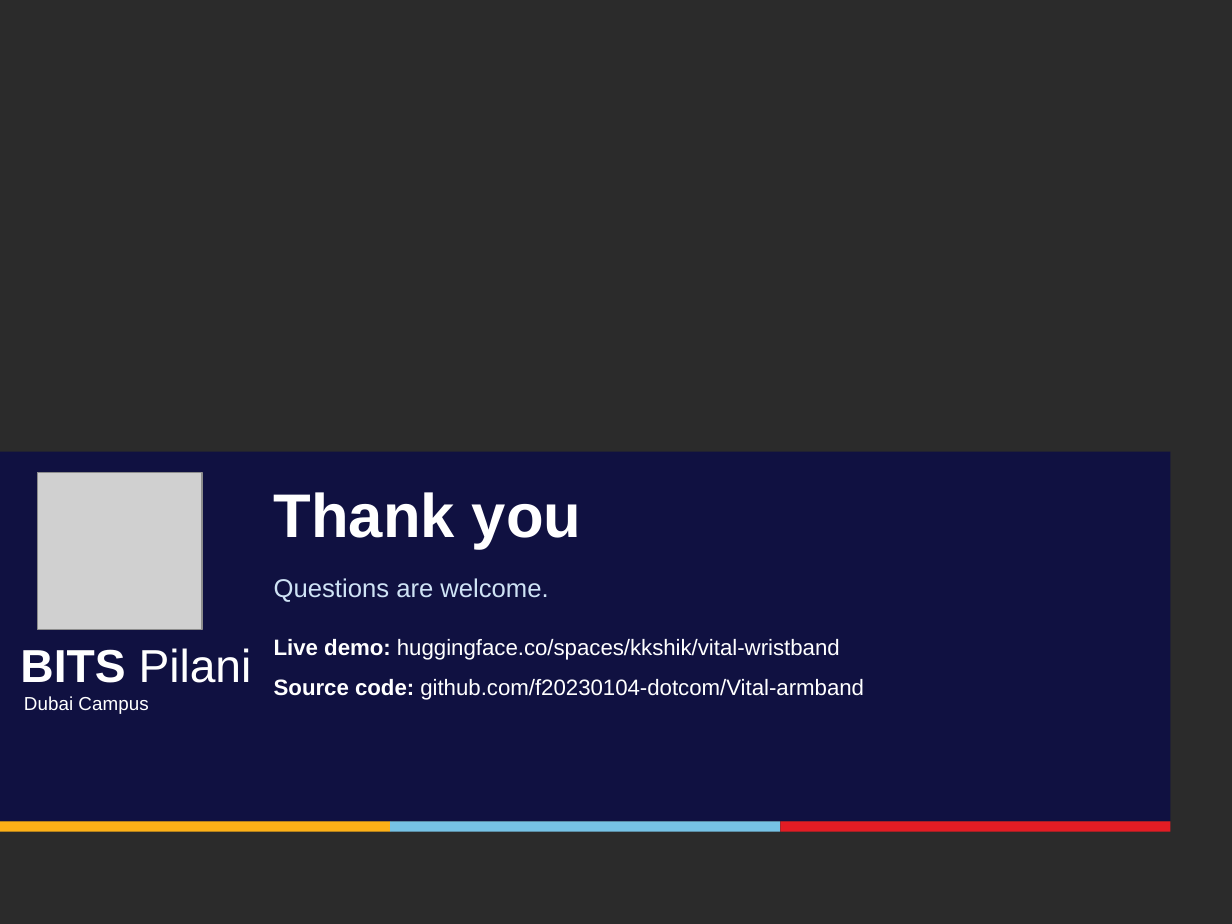
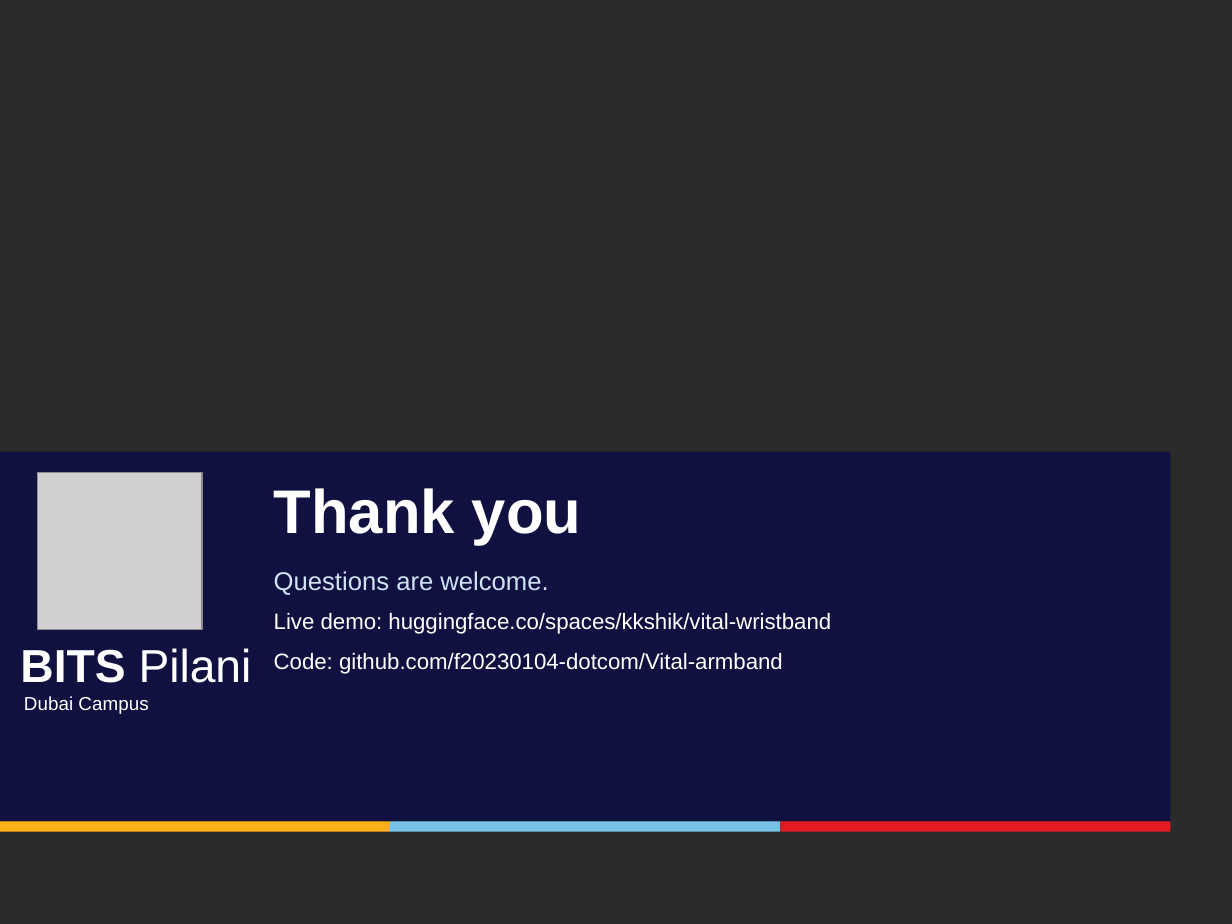
Before and after one commit to f20230104-dotcom/Vital-armband, a slide deck: slide 14 of docs/Vital_Wristband_BITS_F312.pptx (slide 34 before the commit). Drawn at 1232x924 pixels with LibreOffice and Linux fonts; fonts in the diff are those of the drawing; grey boxes stand for pictures; background and template pictures are left out; a plain dark background stands for a picture behind light text. Boxes give left, top, right and bottom in pixels: in the first picture for what was removed or moved away, otherwise in the second. Text is boxed around its words. In the diff, an @@ line names an element or a change of style, - is before the commit and + after.

```diff
--- a/docs/Vital_Wristband_BITS_F312.pptx
+++ b/docs/Vital_Wristband_BITS_F312.pptx
@@ text "Thank you": place and size @@
-text "Thank you" at (274, 492, 581, 548)
+text "Thank you" at (274, 488, 581, 545)
@@ text "Questions are welcome.": place and size @@
-text "Questions are welcome." at (274, 578, 548, 602)
+text "Questions are welcome." at (274, 571, 548, 595)
@@ text "Live demo: huggingface.co/spaces/kkshik/vital-wristband": place and size @@
-text "Live demo: huggingface.co/spaces/kkshik/vital-wristband" at (274, 639, 864, 700)
+text "Live demo: huggingface.co/spaces/kkshik/vital-wristband" at (274, 613, 831, 634)
@@ text "Live demo: huggingface.co/spaces/kkshik/vital-wristband" at (274, 613, 831, 634): bold off in "Live demo:"; less space between paragraphs @@
@@ text added at (274, 653, 783, 674), 13 pt, text #FFFFFF @@
+Code: github.com/f20230104-dotcom/Vital-armband
@@ text at (274, 679, 864, 700): paragraph removed @@
-Source code: github.com/f20230104-dotcom/Vital-armband
```
Also in this commit, not shown: 7 other slides changed, 6 slides added, 26 slides removed, 2 other files.
